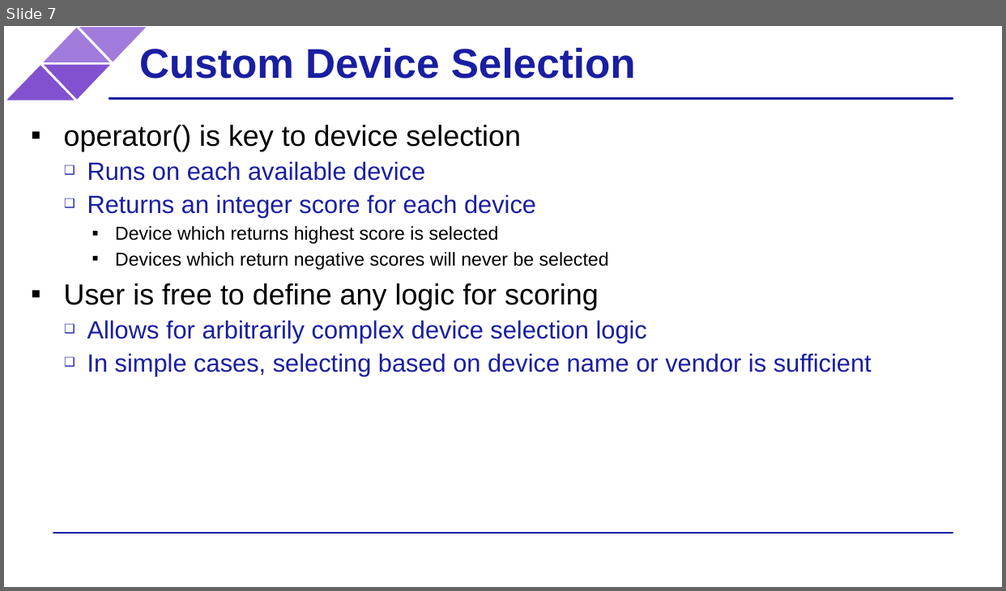
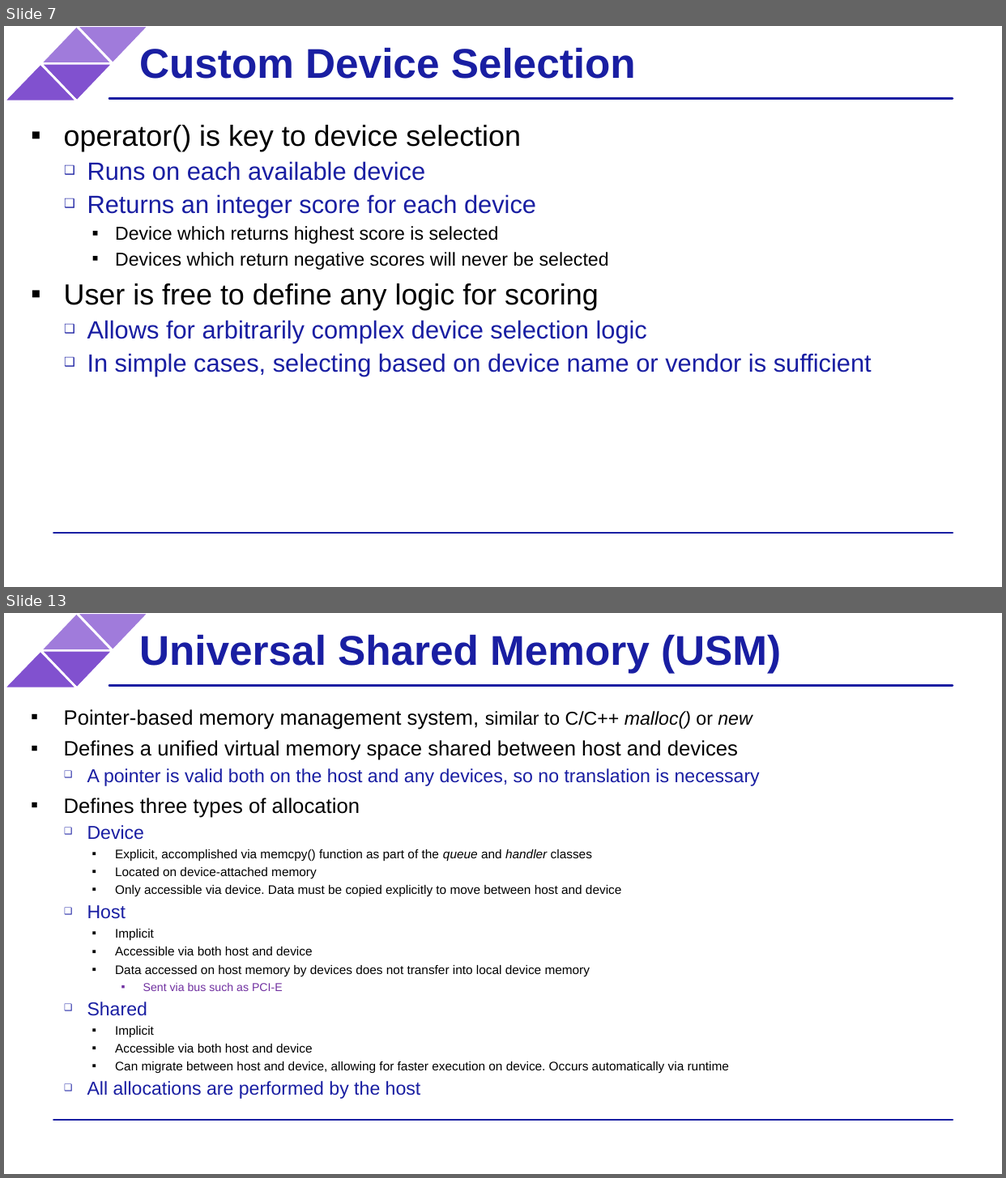
Before and after one commit to BenjaminMFindley/Reconfig-2-SYCL-DPCPP, a slide deck: Slides/SYCL intro.pptx. Shown one above the other, each under a label of ours: slide 7 before the commit, slides 7 and 13 after it; the slides between them are not shown. The pictures are 1006x591 and 1006x1178 pixels, drawn with LibreOffice and Linux fonts; fonts in the diff are those of the drawing; background and template pictures are left out. Boxes give left, top, right and bottom in pixels: in the first picture for what was removed or moved away, otherwise in the second. Text is boxed around its words. In the diff, an @@ line names an element or a change of style, - is before the commit and + after.

Commit message:
Data management, USM, Buffers

```diff
--- a/Slides/SYCL intro.pptx
+++ b/Slides/SYCL intro.pptx
@@ slide 13 added at <box>4,613,1002,1174</box>, background #FFFFFF; not listed: 6 template elements that a slide beside it also shows @@
@@ title added at <box>139,634,781,673</box>, 40 pt, text #191EA2, bold @@
+Universal Shared Memory (USM)
@@ text added at <box>64,709,760,1099</box>, 12 pt, text #000000 @@
+▪ Pointer-based memory management system, similar to C/C++ malloc() or new
+▪ Defines a unified virtual memory space shared between host and devices
+  ❑ A pointer is valid both on the host and any devices, so no translation is necessary
+▪ Defines three types of allocation
+  ❑ Device
+    ▪ Explicit, accomplished via memcpy() function as part of the queue and handler classes
+    ▪ Located on device-attached memory
+    ▪ Only accessible via device. Data must be copied explicitly to move between host and device
+  ❑ Host
+    ▪ Implicit
+    ▪ Accessible via both host and device
+    ▪ Data accessed on host memory by devices does not transfer into local device memory
+      ▪ Sent via bus such as PCI-E
+  ❑ Shared
+    ▪ Implicit
+    ▪ Accessible via both host and device
+    ▪ Can migrate between host and device, allowing for faster execution on device. Occurs automatically via runtime
+  ❑ All allocations are performed by the host
```
Also in this commit, not shown: 1 slide changed, 6 other slides added, 1 other file.
